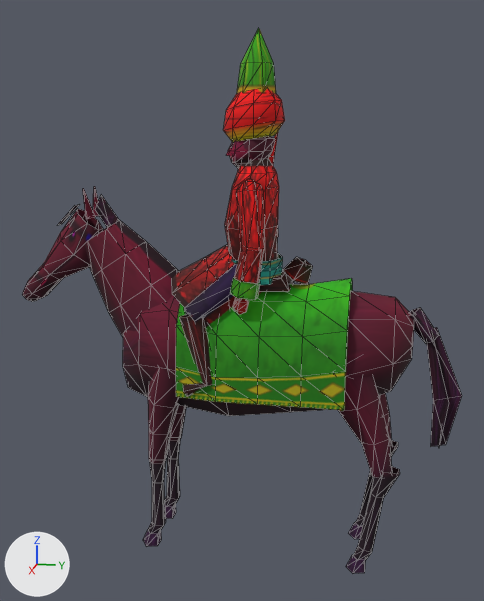
Renders of the glTF model ordo/assets/models/units/kok_yuzboshi.glb from each side of a commit.
Rendered twice from a 50 mm lens placed at (3.51, 0.61, 2.34), pointed at (-0.02, -0.09, 1.46). Lighting does not change. The marker at lower left points along +X, +Y and +Z. The older version comes first. Mesh edges are drawn as thin lines. Vertices at exactly the same position are counted once.

Names of what the first picture shows: 'kok_yuzboshi'.
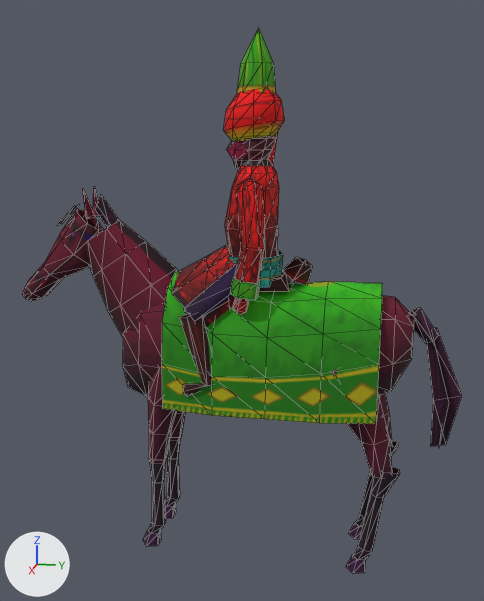
Changed parts and their boxes [x1, y1, x2, y2] in the pictures (484 x 601 px; the box of a moved part takes in the faces that stretch with it):
part 1 of me_kok_yuzboshi, moved or reshaped: before [232, 253, 283, 285]; after [228, 250, 283, 287]
part 2 of me_kok_yuzboshi, rebuilt (25% wider, 16% taller): before [176, 278, 352, 410]; after [162, 271, 382, 424]
part 3 of me_kok_yuzboshi, built on: before [226, 402, 332, 416]
part 4 of me_kok_yuzboshi, moved or reshaped: before [228, 136, 275, 168]; after [226, 136, 277, 170]
part 5 of me_kok_yuzboshi, recoloured: [155, 138, 391, 445] in both

The change, as a diff of the scene's bpy script:
```diff
--- a/ordo/assets/models/units/kok_yuzboshi.glb.py
+++ b/ordo/assets/models/units/kok_yuzboshi.glb.py
@@ me_kok_yuzboshi @@
 # used by ob_kok_yuzboshi; location = (0.0, 0.0, 0.0)
-me_kok_yuzboshi.from_pydata(...)  # 800 vertices, 1099 faces; spans x -0.36..0.36, y -1.39..1.1, z 0.0..2.86
+me_kok_yuzboshi.from_pydata(...)  # 797 vertices, 1098 faces; spans x -0.36..0.36, y -1.39..1.1, z 0.0..2.86
+# me_kok_yuzboshi part 1: the loose piece of 18 vertices spanning x -0.18..0.18, y -0.18..0.13, z 1.59..1.71 is scaled about its middle by (1, 1, 1.25)
+# me_kok_yuzboshi part 2: the loose piece of 45 vertices spanning x -0.34..0.34, y -0.38..0.5, z 1.0..1.61 is rebuilt with 45 vertices and now spans x -0.34..0.34, y -0.46..0.66, z 0.92..1.61
+# me_kok_yuzboshi part 3
+# 7 vertices are removed from x -0.28..0.28, y 0.21, z 0.88..1.49
+# 28 faces are deleted
+# 14 new faces join them
+# me_kok_yuzboshi part 4
+# 24 vertices are removed from x -0.1..0.1, y -0.16..0.09, z 2.2..2.32
+# 48 faces are deleted
+# 32 vertices are added at x -0.1..0.1, y -0.17..0.09, z 2.17..2.33
+# 64 new faces join them
+# me_kok_yuzboshi part 5: 96 kept faces spanning x -0.36..0.36, y -0.62..0.74, z 0.76..2.38 get new vertex colours
+# other edits to the shape of me_kok_yuzboshi do not show in these pictures
 me_kok_yuzboshi.materials.append(mat_kokand_units)
```
